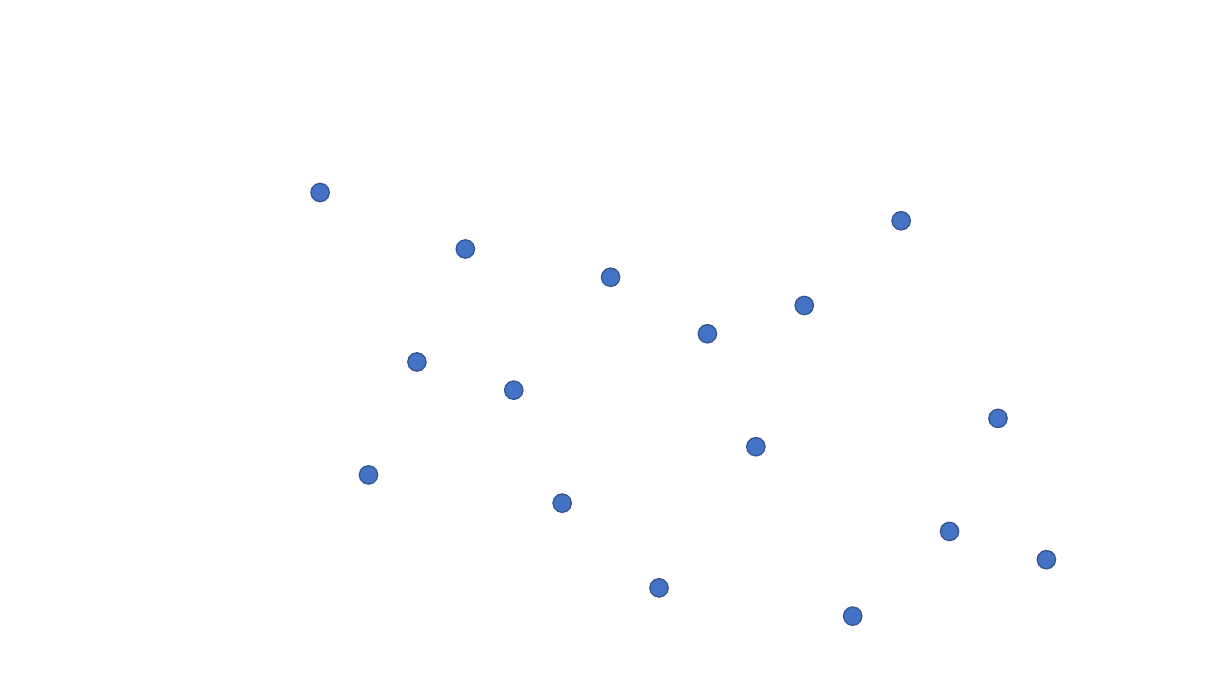
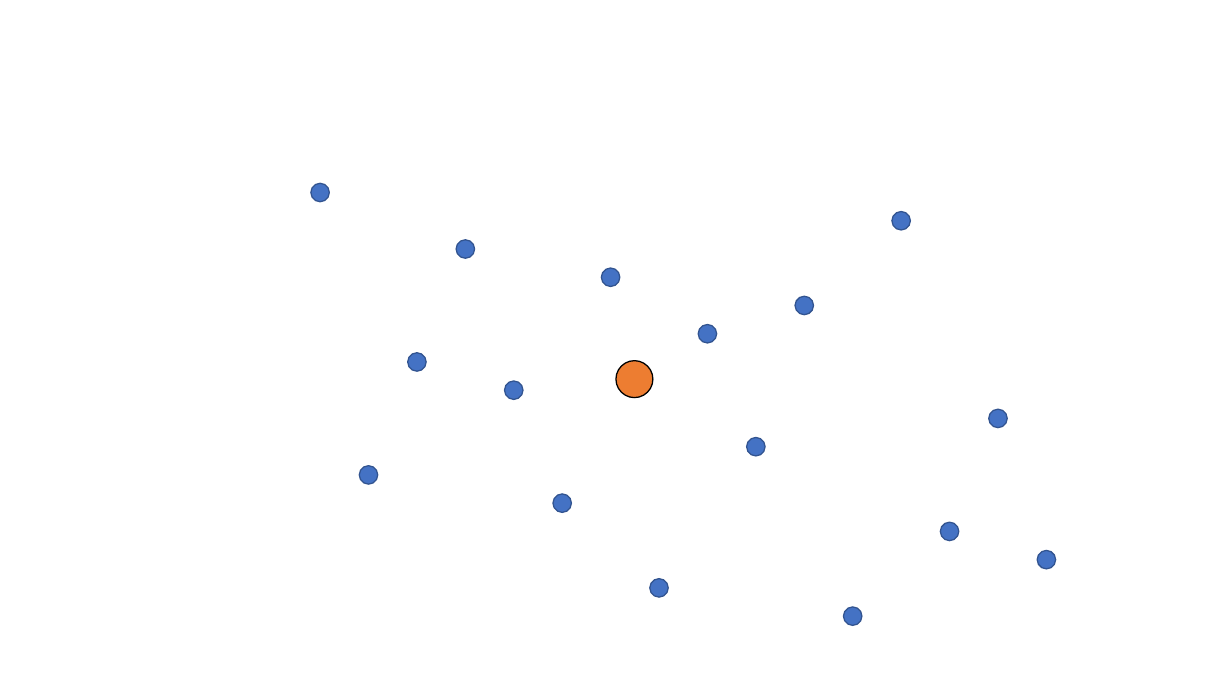
Before and after one commit to USFDataVisualization/Computational-Geometry-Assignments, a slide deck: slide 1 of images/spatial_subd.pptx. Drawn at 1232x693 pixels with LibreOffice and Linux fonts; fonts in the diff are those of the drawing. Boxes give left, top, right and bottom in pixels: in the first picture for what was removed or moved away, otherwise in the second. Text is boxed around its words. In the diff, an @@ line names an element or a change of style, - is before the commit and + after.

```diff
--- a/images/spatial_subd.pptx
+++ b/images/spatial_subd.pptx
@@ ellipse added at (616, 360, 653, 397), fill #ED7D31, outline #000000 1 pt @@
```
Also in this commit, not shown: 5 other files.
